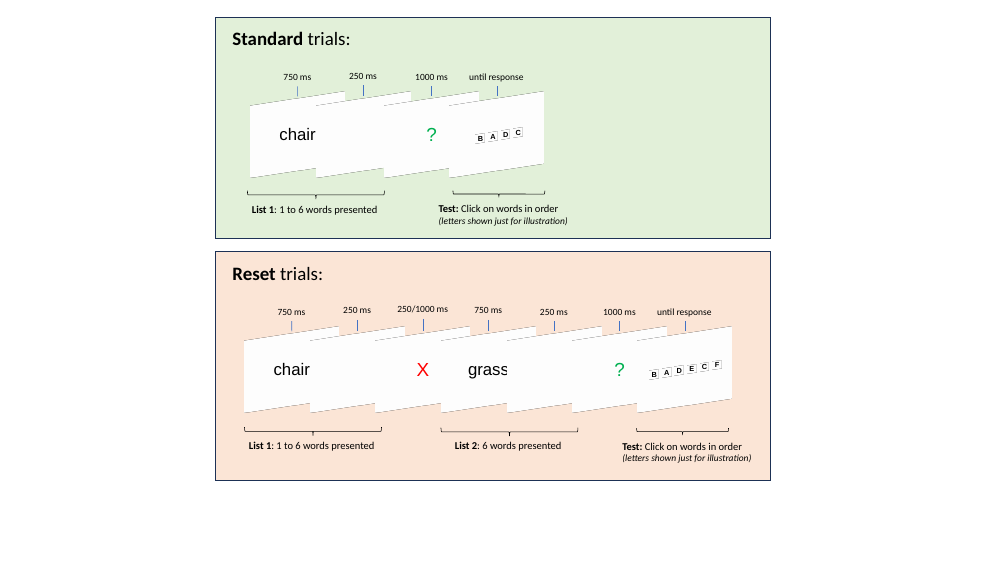
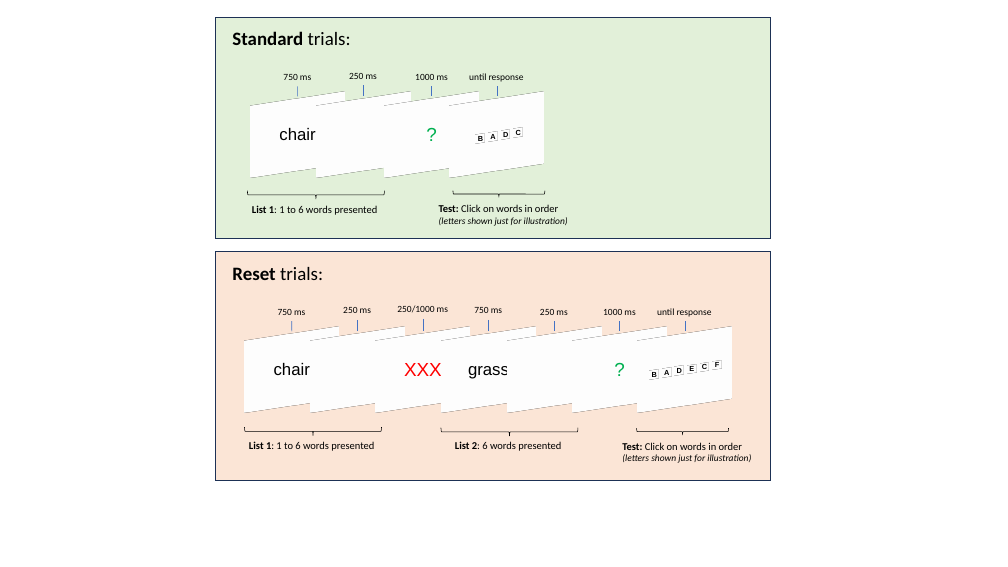
Before and after one commit to venpopov/primacy-reset, a slide deck: slide 1 of figures/Exp1_procedure.pptx. Drawn at 1008x567 pixels with LibreOffice and Linux fonts; fonts in the diff are those of the drawing; background and template pictures are left out. Boxes give left, top, right and bottom in pixels: in the first picture for what was removed or moved away, otherwise in the second. Text is boxed around its words. In the diff, an @@ line names an element or a change of style, - is before the commit and + after.

```diff
--- a/figures/Exp1_procedure.pptx
+++ b/figures/Exp1_procedure.pptx
@@ text in rectangle at bbox=[404, 363, 442, 376]: text changed @@
-X
+XXX
```
Also in this commit, not shown: 1 other slide changed, 2 other files.
